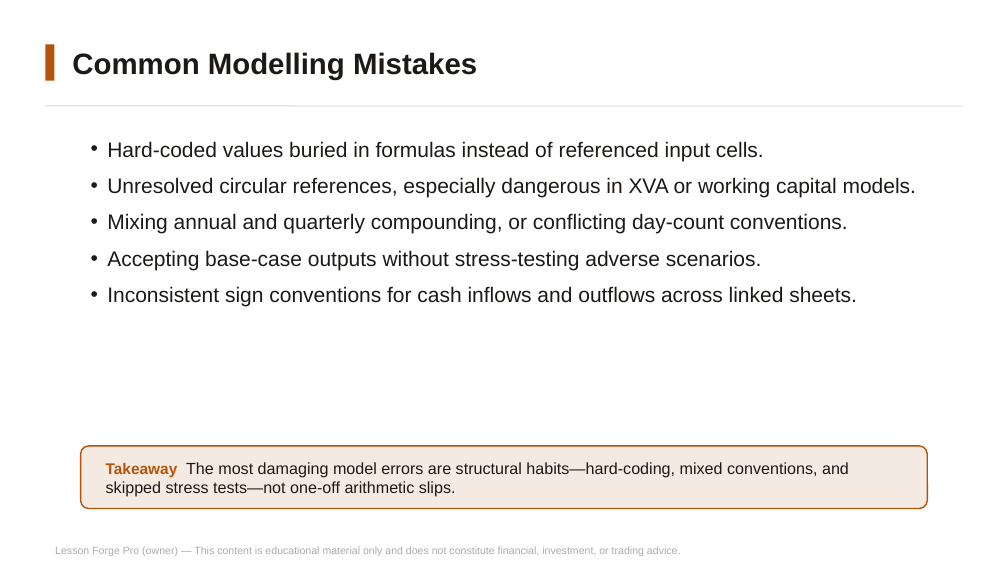
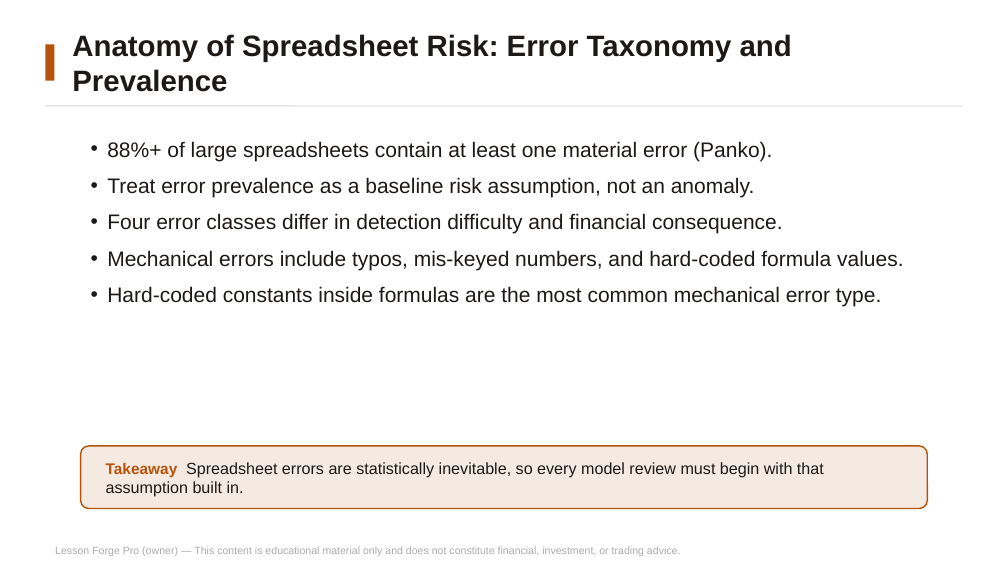
Before and after one commit to mbinmahfooz74-svg/lesson-forge-pro, a slide deck: slide 3 of docs/fmva/packs/day6-slides.pptx (slide 14 before the commit). Drawn at 1008x568 pixels with LibreOffice and Linux fonts; fonts in the diff are those of the drawing. Boxes give left, top, right and bottom in pixels: in the first picture for what was removed or moved away, otherwise in the second. Text is boxed around its words. In the diff, an @@ line names an element or a change of style, - is before the commit and + after.

```diff
--- a/docs/fmva/packs/day6-slides.pptx
+++ b/docs/fmva/packs/day6-slides.pptx
@@ text at [72,34,792,92]: text changed @@
-Common Modelling Mistakes
+Anatomy of Spreadsheet Risk: Error Taxonomy and Prevalence
@@ text at [107,141,903,307]: text changed @@
-• Hard-coded values buried in formulas instead of referenced input cells.
-• Unresolved circular references, especially dangerous in XVA or working capital models.
-• Mixing annual and quarterly compounding, or conflicting day-count conventions.
-• Accepting base-case outputs without stress-testing adverse scenarios.
-• Inconsistent sign conventions for cash inflows and outflows across linked sheets.
+• 88%+ of large spreadsheets contain at least one material error (Panko).
+• Treat error prevalence as a baseline risk assumption, not an anomaly.
+• Four error classes differ in detection difficulty and financial consequence.
+• Mechanical errors include typos, mis-keyed numbers, and hard-coded formula values.
+• Hard-coded constants inside formulas are the most common mechanical error type.
@@ text at [106,462,824,497]: text changed @@
-Takeaway The most damaging model errors are structural habits—hard-coding, mixed conventions, and skipped stress tests—not one-off arithmetic slips.
+Takeaway Spreadsheet errors are statistically inevitable, so every model review must begin with that assumption built in.
```
Also in this commit, not shown: 7 other slides changed, 2 slides added, 8 slides removed, 28 other files.
